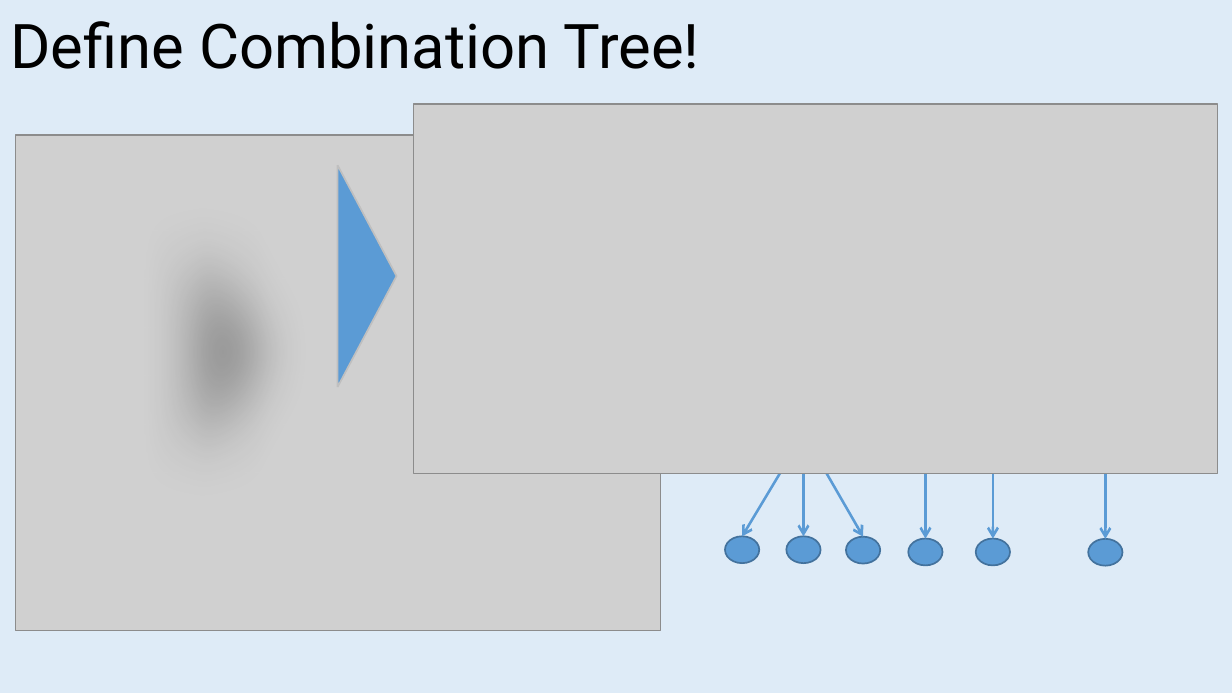
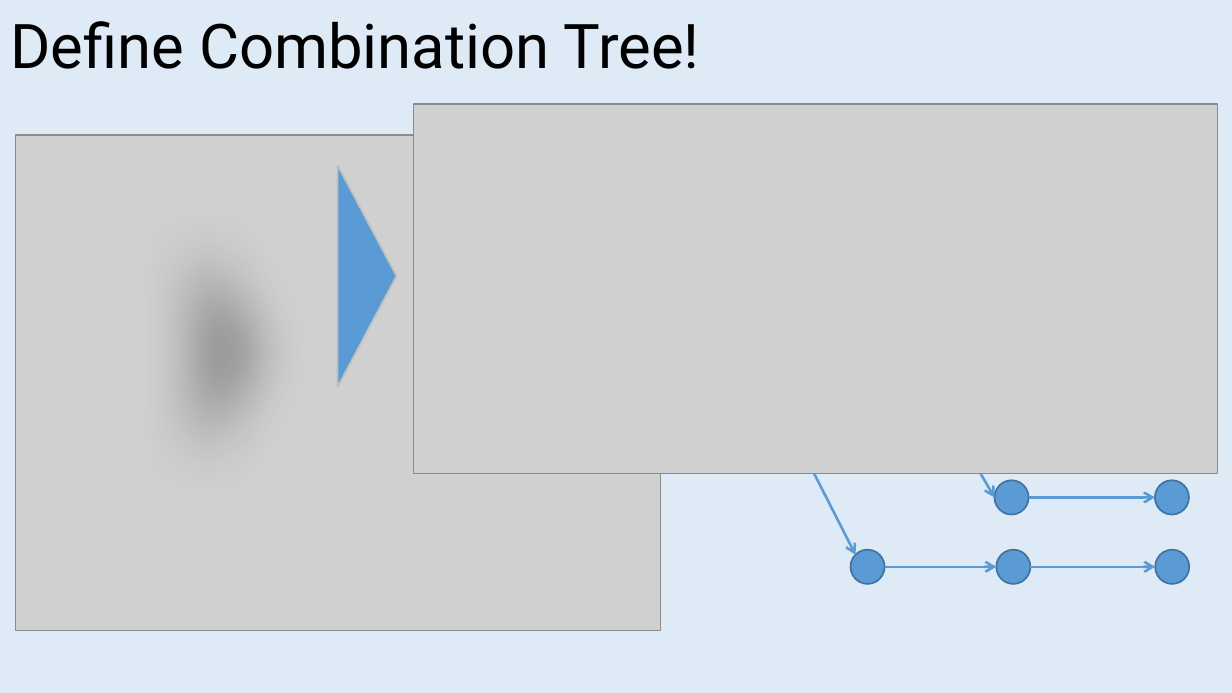
Before and after one commit to jeromerg/NCase, a slide deck: slide 10 of src/NCase.Doc/intern/ReadmeCaroussel.pptx (slide 6 before the commit). Drawn at 1232x693 pixels with LibreOffice and Linux fonts; fonts in the diff are those of the drawing; grey boxes stand for pictures. Boxes give left, top, right and bottom in pixels: in the first picture for what was removed or moved away, otherwise in the second. Text is boxed around its words. In the diff, an @@ line names an element or a change of style, - is before the commit and + after.

```diff
--- a/src/NCase.Doc/intern/ReadmeCaroussel.pptx
+++ b/src/NCase.Doc/intern/ReadmeCaroussel.pptx
@@ arrow moved from (791, 455) - (742, 536) to (723, 294) - (855, 554) @@
@@ arrow added from (876, 294) to (994, 498), #5B9BD5 1.5 pt @@
@@ group removed at (x1=786, y1=455, x2=993, y2=563): 4 arrows, 1 ellipse @@
@@ arrow moved from (1105, 458) - (1105, 538) to (1029, 498) - (1154, 498) @@
@@ mirrored; rotation 0 to 90 degrees in 5 elements at (x1=850, y1=549, x2=885, y2=584), (x1=997, y1=549, x2=1031, y2=584), (x1=1156, y1=549, x2=1190, y2=584), (x1=994, y1=480, x2=1029, y2=515), (x1=1154, y1=480, x2=1189, y2=515) @@
@@ arrow added from (885, 567) to (997, 567), #5B9BD5 1.5 pt @@
@@ arrow added from (1030, 567) to (1156, 567), #5B9BD5 1.5 pt @@
```
Also in this commit, not shown: 11 other slides changed, 1 slide added, 3 slides removed, 5 other files.
